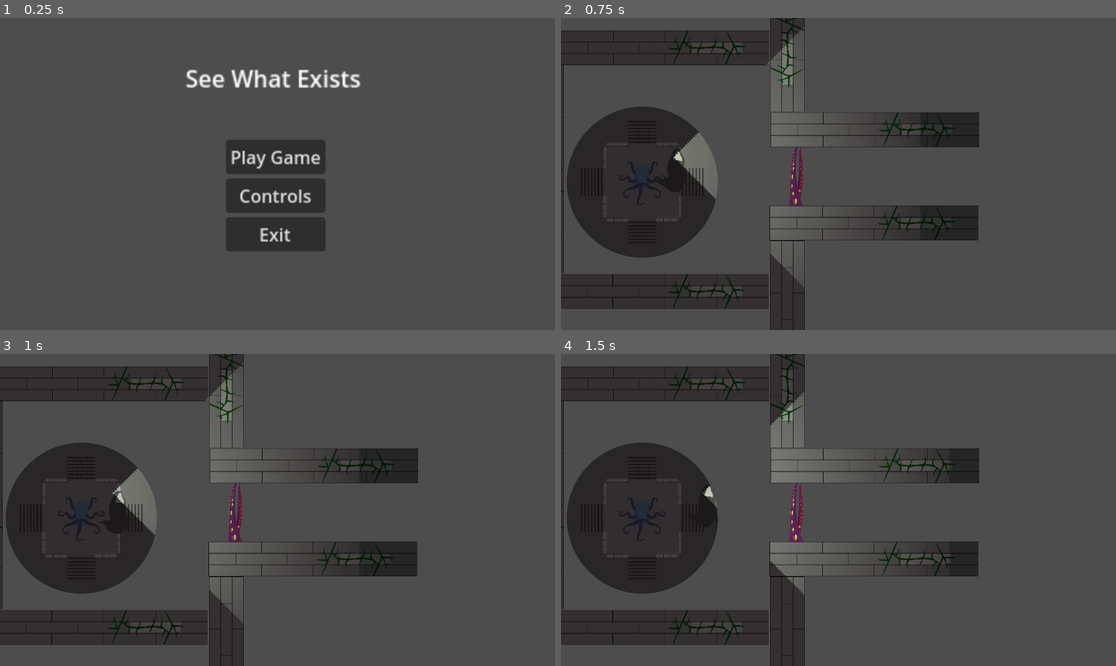
Above: before the commit, frames 1-4 (two rows, left to right).
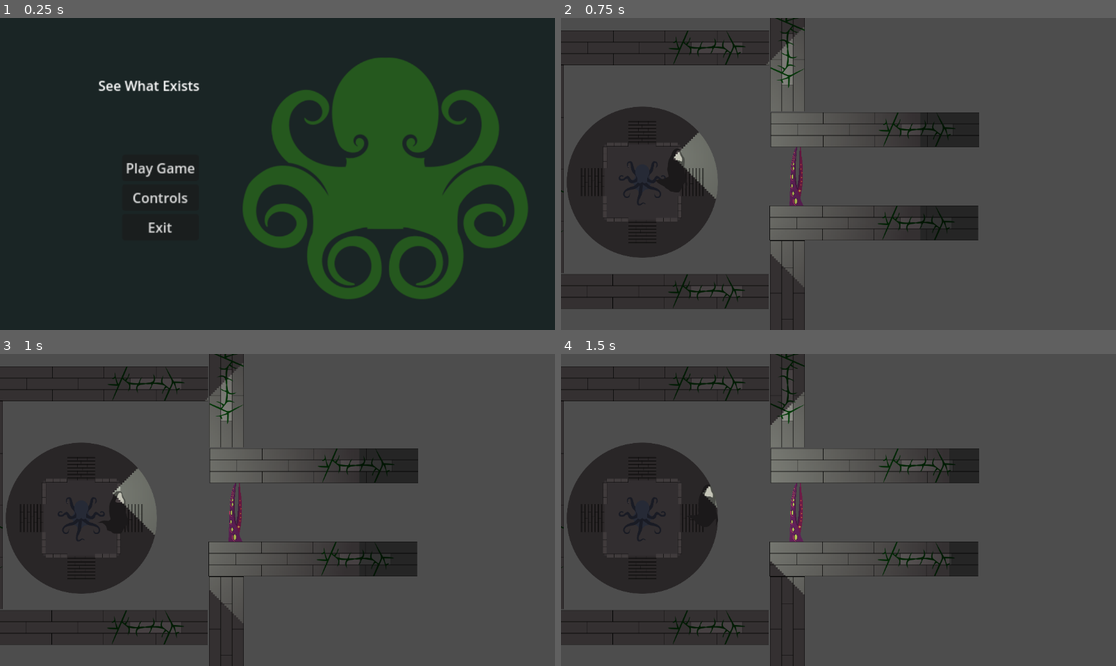
Above: after the commit, the same moments.

Repository: longhousedev/gamejam2024
Game: Godot game, scene res://UI/scene_manager.tscn
Same seed, same stepped clock (60 frames per second), same inputs: the game is played once before the commit and once after it.
Inputs (mouse positions are in pixels of both pictures, inside the frame that each line leads up to):
- Up to frame 1 (0.25 s): no input
- Up to frame 2 (0.75 s): click "Play Game" at 0.5 s
- Up to frame 3 (1 s): no input
- Up to frame 4 (1.5 s): tap Enter at 1.25 s; move the mouse to (960, 494) at 1.27 s; hold D (move_right) from 1.28 s (still down); tap Space (Grab) at 1.35 s

The runs differ from the first frame. In frame 1, 97% of the frame differs, in the area x 0-100%, y 0-100%; in frame 2, nothing differs; in frame 3, nothing differs; in frame 4, nothing differs.

Commit message:
Made the Main Menu look prettier

Diff:
--- a/UI/scene_manager.tscn
+++ b/UI/scene_manager.tscn
@@ -1,7 +1,8 @@
-[gd_scene load_steps=14 format=3 uid="uid://bmdfm6yxfepbf"]
+[gd_scene load_steps=15 format=3 uid="uid://bmdfm6yxfepbf"]
 
 [ext_resource type="PackedScene" uid="uid://f1amb0kd5qih" path="res://Objects/game_stats.tscn" id="1_iimn1"]
 [ext_resource type="Script" path="res://Scripts/GameManager.gd" id="1_vj1v7"]
+[ext_resource type="Texture2D" uid="uid://dlae53rm2y27e" path="res://Sprites/Cthulhu Emblem.png" id="2_1mwsa"]
 [ext_resource type="Script" path="res://Scripts/UI/play_game.gd" id="2_hbyng"]
 [ext_resource type="Script" path="res://Scripts/UI/open_controls.gd" id="3_0y7fj"]
 [ext_resource type="Script" path="res://Scripts/UI/quit_game.gd" id="4_im24r"]
@@ -25,13 +26,25 @@
 grow_horizontal = 2
 grow_vertical = 2
 
+[node name="ColorRect" type="ColorRect" parent="MainMenu"]
+layout_mode = 0
+offset_right = 40.0
+offset_bottom = 40.0
+scale = Vector2(30.0345, 17.6998)
+color = Color(0.101961, 0.145098, 0.145098, 1)
+
+[node name="CthulhuEmblem" type="Sprite2D" parent="MainMenu/ColorRect"]
+position = Vector2(26.636, 18.8137)
+scale = Vector2(0.0488565, 0.0829039)
+texture = ExtResource("2_1mwsa")
+
 [node name="VBoxContainer" type="VBoxContainer" parent="MainMenu"]
 layout_mode = 0
-offset_left = 469.0
-offset_top = 253.0
-offset_right = 559.0
-offset_bottom = 354.0
-scale = Vector2(2.29539, 2.29539)
+offset_left = 254.0
+offset_top = 284.0
+offset_right = 344.0
+offset_bottom = 385.0
+scale = Vector2(1.75936, 1.75936)
 
 [node name="PlayButton" type="Button" parent="MainMenu/VBoxContainer" node_paths=PackedStringArray("gameStats")]
 layout_mode = 2
@@ -58,11 +71,11 @@
 
 [node name="Label" type="Label" parent="MainMenu"]
 layout_mode = 0
-offset_left = 385.0
-offset_top = 90.0
-offset_right = 506.0
-offset_bottom = 113.0
-scale = Vector2(3.01926, 3.01926)
+offset_left = 204.0
+offset_top = 120.0
+offset_right = 325.0
+offset_bottom = 143.0
+scale = Vector2(1.74326, 1.74326)
 text = "See What Exists"
 horizontal_alignment = 1
 
@@ -81,7 +94,7 @@
 offset_right = -888.0
 offset_bottom = -486.0
 scale = Vector2(29.9134, 16.6839)
-color = Color(0.154876, 0.154876, 0.154876, 1)
+color = Color(0.113725, 0.160784, 0.160784, 1)
 
 [node name="VBoxContainer" type="VBoxContainer" parent="MainMenu/ControlScreen"]
 layout_mode = 2
Binary file added: Sprites/Cthulhu Emblem.png
Not shown, added: Sprites/Cthulhu Emblem.png.import
